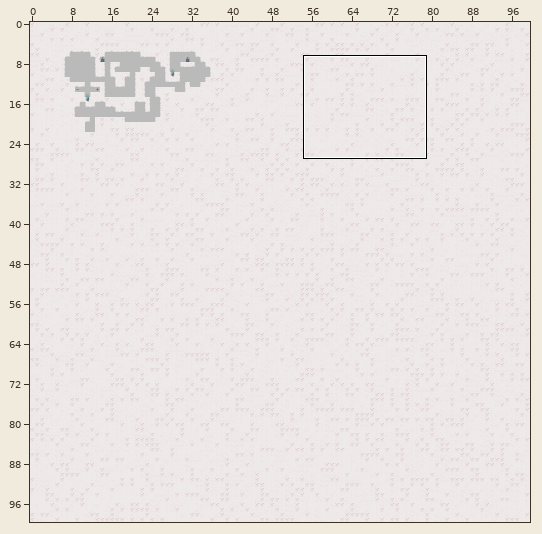
A Tiled map gets an edit: tmx/map.tmx. Above: a wide view before the commit, with the close-up outlined.
Close-up. Earlier state:
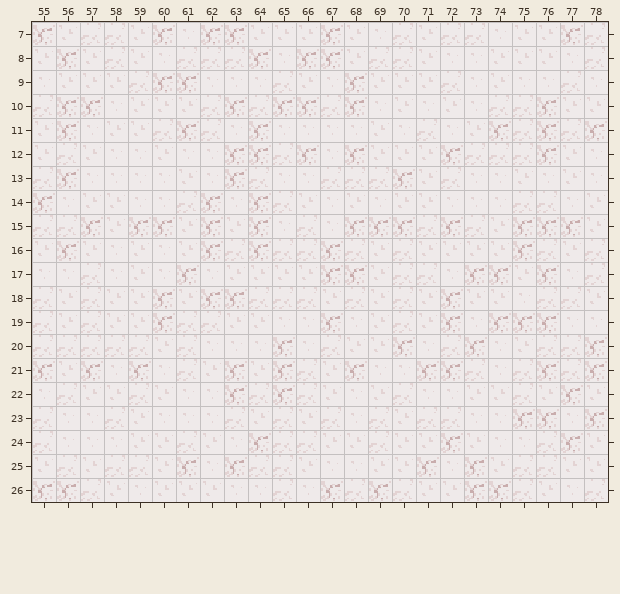
Cells are 16x16 px. Shown: x 55..78, y 7..26. The commit also changed other parts of the map, which this record leaves out.
New version:
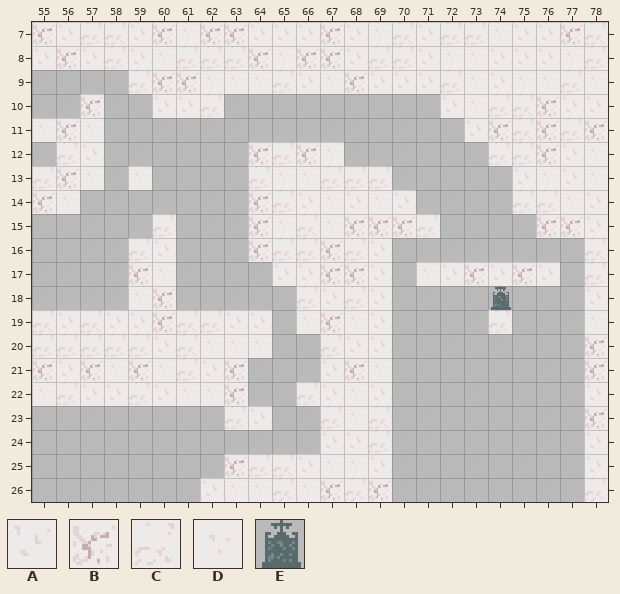
Key: from "TestSet": A 0, B 1, C 2, D 3, E 20.
_ is an empty cell.
The exact change:
Layer "Background":
The author put tile E in row 18 at x 74.
Layer "Collision":
Tile B becomes tile A in row 17 at x 74 and 76.
Tile D becomes tile A in row 16 at x 60; in row 17 at x 72.
Tile A becomes tile B in row 17 at x 59 and 75.
Tile A becomes tile C in row 16 at x 59.
Tile B becomes tile C in row 15 at x 60; in row 19 at x 74.
Tile A becomes tile D in row 11 at x 55; in row 18 at x 59.
Tile C becomes tile D in row 17 at x 71.
Tile A is gone in row 9 at x 56 to 58; in row 10 at x 59 and 70; in row 11 at x 58 to 59 and 69; in row 12 at x 55, 60 and 69 to 71; in row 13 at x 61 and 71; in row 14 at x 57 to 58 and 71.
Tile A is gone in row 15 at x 58, 61, 63 and 74; in row 16 at x 55, 57, 61, 71 to 74 and 77; in row 17 at x 63 to 64; in row 18 at x 56, 58, 61, 71 and 73 to 74; in row 19 at x 71; in row 20 at x 75.
Tile A is gone in row 21 at x 64; in row 22 at x 73 to 74 and 76; in row 23 at x 59, 66 and 70; in row 24 at x 59 to 60, 62, 70 to 71 and 73; in row 25 at x 55, 57, 60, 70, 74 and 77; in row 26 at x 58, 60 to 61, 71 to 72 and 76.
Tile B is gone in row 10 at x 56, 63, 65 to 66 and 68; in row 11 at x 61 and 64; in row 12 at x 63, 68 and 72; in row 13 at x 63 and 70; in row 14 at x 62; in row 15 at x 57, 59, 62, 72 and 75.
Tile B is gone in row 16 at x 56, 62 and 75; in row 17 at x 61; in row 18 at x 62 to 63 and 72; in row 19 at x 72 and 75 to 76; in row 20 at x 65, 70 and 73; in row 21 at x 65, 71 to 72 and 76.
Tile B is gone in row 22 at x 65 and 77; in row 23 at x 75 to 76; in row 24 at x 64, 72 and 77; in row 25 at x 61, 71 and 73; in row 26 at x 55 to 56 and 73 to 74.
Tile C is gone in row 10 at x 55, 64 and 67; in row 11 at x 60, 62 and 71; in row 12 at x 73; in row 13 at x 72; in row 14 at x 61; in row 15 at x 55 to 56 and 73.
Tile C is gone in row 16 at x 63, 70 and 76; in row 17 at x 57 and 70; in row 18 at x 55, 57, 64 to 65, 70 and 76 to 77; in row 19 at x 70; in row 20 at x 72 and 76 to 77; in row 21 at x 66, 73, 75 and 77.
Tile C is gone in row 22 at x 64, 70 and 75; in row 23 at x 55, 58, 65 and 71 to 72; in row 24 at x 55, 61, 65 to 66 and 76; in row 25 at x 56, 58 to 59 and 75 to 76; in row 26 at x 57, 70 and 75.
Tile D is gone in row 9 at x 55; in row 10 at x 58, 69 and 71; in row 11 at x 63, 65 to 68, 70 and 72; in row 12 at x 58 to 59 and 61 to 62; in row 13 at x 58, 60, 62 and 73 to 74; in row 14 at x 59 to 60, 63 and 72 to 74.
Tile D is gone in row 16 at x 58; in row 17 at x 55 to 56, 58, 62 and 77; in row 18 at x 75; in row 19 at x 65, 73 and 77; in row 20 at x 66, 71 and 74; in row 21 at x 70 and 74.
Tile D is gone in row 22 at x 71 to 72; in row 23 at x 56 to 57, 60 to 62, 73 to 74 and 77; in row 24 at x 56 to 58, 63 and 74 to 75; in row 25 at x 62 and 72; in row 26 at x 59 and 77.
